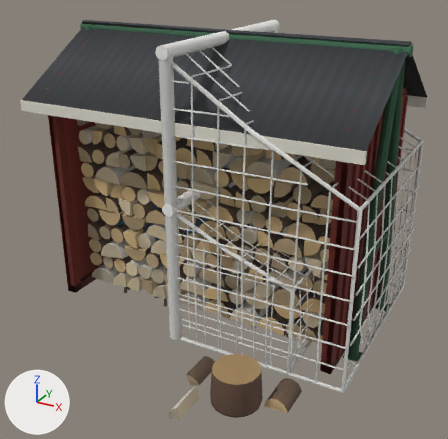
The glTF model art/baked/aventyr2/yard.glb: old version first, new version second.
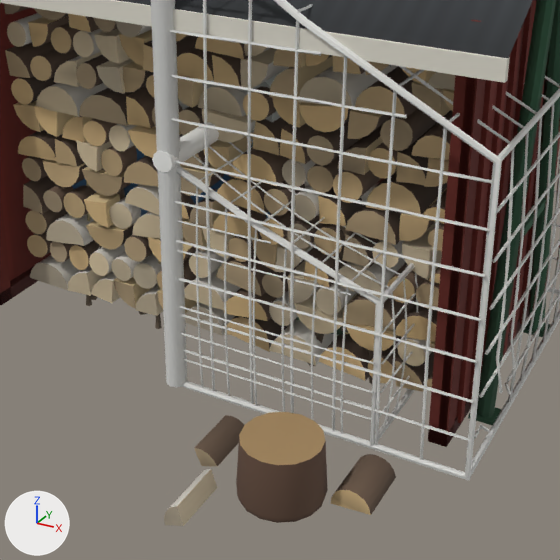
There are two pictures of each version: one whole from a camera (50 mm lens) standing at (16.9, -31.1, 20.5) and looking at (1.4, -2.8, 6.4), one close up on the part from 17% to 88% of the width and 27% to 100% of the height. The lights are fixed; the arrows at lower left show +X, +Y and +Z. The last two pictures show the newer version. Where no turn or scale is listed for an object, it has been applied to the vertices. Vertices at exactly the same position are counted once.

The scene before the commit, as lines of its bpy script (objects in view):
```python
me_fotbollsmal = bpy.data.meshes.new('fotbollsmal')
me_fotbollsmal.from_pydata(...)  # 2058 vertices, 3752 faces; spans x -0.35..7.23, y -6.35..6.35, z -0.1..8.35
me_fotbollsmal.materials.append(mat_kit_leaf)
me_gungor = bpy.data.meshes.new('gungor')
me_gungor.from_pydata(...)  # 314 vertices, 544 faces; spans x -10.1..10.1, y -3.3..3.3, z 0.0..16.3
me_gungor.materials.append(mat_kit_leaf)
me_vedbod = bpy.data.meshes.new('vedbod')
me_vedbod.from_pydata(...)  # 4588 vertices, 6756 faces; spans x -10.0..10.0, y -11.7..6.0, z -0.2..16.4
# faces by material slot: [1534, 5222]
me_vedbod.materials.append(mat_kit_leaf)
me_vedbod.materials.append(mat_kit_wood)
ob_fotbollsmal = bpy.data.objects.new('fotbollsmal', me_fotbollsmal)
ob_fotbollsmal.location = (0.0, 0.0, 0.0)
ob_gungor = bpy.data.objects.new('gungor', me_gungor)
ob_gungor.location = (0.0, 0.0, 0.0)
ob_vedbod = bpy.data.objects.new('vedbod', me_vedbod)
ob_vedbod.location = (0.0, 0.0, 0.0)
# also in view: 'fotbollsmal-stort' at (5.0, 0.0, 8.1); 'roddbat-vinter' at (-0.1, 0.0, 4.0)
```
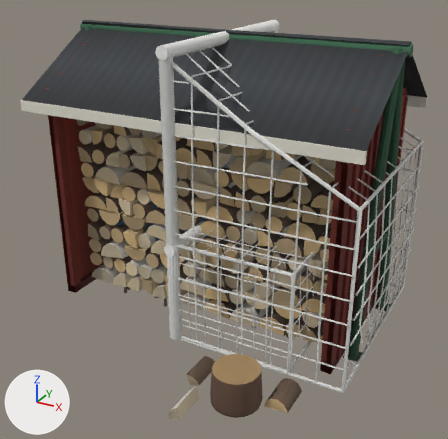
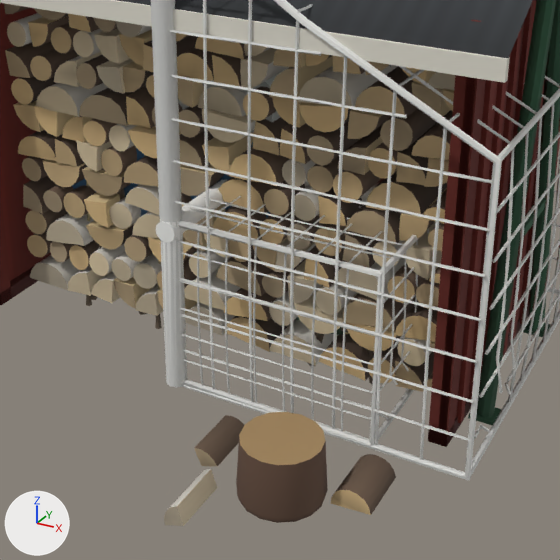
What differs and where, as boxes [x1, y1, x2, y2] in the close-ups (560 x 560 px; the box of a moved part takes in the faces that stretch with it):
'fotbollsmal', reshaped (18% shorter)
    before: [152, 122, 418, 449]
    after: [156, 179, 429, 446]
part 1 of me_fotbollsmal, moved or reshaped
    before: [152, 122, 219, 172]
    after: [156, 179, 227, 242]
part 2 of me_fotbollsmal, added
    after: [379, 235, 418, 274]
part 3 of me_fotbollsmal, moved or reshaped
    before: [180, 306, 375, 364]
    after: [183, 359, 371, 420]
part 4 of me_fotbollsmal, moved or reshaped (not visible before)
    after: [180, 307, 375, 366]
part 5 of me_fotbollsmal, moved or reshaped
    before: [178, 278, 375, 332]
    after: [179, 280, 376, 336]
part 6 of me_fotbollsmal, moved or reshaped
    before: [183, 359, 372, 420]
    after: [180, 252, 377, 306]
part 7 of me_fotbollsmal, rebuilt (34% shorter)
    before: [193, 155, 396, 426]
    after: [188, 207, 398, 385]
part 8 of me_fotbollsmal, rebuilt (34% shorter)
    before: [208, 146, 407, 410]
    after: [205, 197, 409, 371]
part 9 of me_fotbollsmal, rebuilt (mostly hidden)
    before: [380, 351, 413, 393]
    after: [380, 351, 410, 391]
part 10 of me_fotbollsmal, rebuilt (mostly hidden)
    before: [381, 323, 415, 364]
    after: [381, 324, 412, 364]
part 11 of me_fotbollsmal, rebuilt (not visible afterwards)
    before: [379, 376, 410, 418]
part 12 of me_fotbollsmal, rebuilt (mostly hidden)
    before: [382, 293, 416, 334]
    after: [382, 294, 416, 334]
part 13 of me_fotbollsmal, rebuilt (mostly hidden afterwards)
    before: [380, 263, 415, 301]
    after: [384, 267, 415, 303]
part 14 of me_fotbollsmal, deleted
    before: [178, 190, 214, 200]
part 15 of me_fotbollsmal, moved or reshaped (mostly hidden)
    before: [158, 136, 418, 444]
    after: [160, 186, 429, 444]

The change, as a list of edits to the scene's bpy script:
```text
Change me_fotbollsmal:
    used by ob_fotbollsmal; location = (0.0, 0.0, 0.0)
    remove me_fotbollsmal.from_pydata(...)  # 2058 vertices, 3752 faces; spans x -0.35..7.23, y -6.35..6.35, z -0.1..8.35
    add me_fotbollsmal.from_pydata(...)  # 2342 vertices, 4288 faces; spans x -0.35..7.32, y -6.35..6.35, z -0.04..6.0
    me_fotbollsmal part 1: the loose piece of 26 vertices spanning x -0.35..0.35, y -6.35..6.35, z 7.65..8.35 is moved by (0.0, 0.0, -2.35)
    me_fotbollsmal part 2: a new loose piece, a 6-sided cylinder along y spanning x 6.88..7.12, y -6.0..6.0, z 5.76..6.0, in mat_kit_leaf
    me_fotbollsmal part 3: the loose piece of 36 vertices spanning x 0.0..7.0, y -6.18..-6.1, z 2.96..3.04 is moved by (0.0, 0.09, -2.02)
    me_fotbollsmal part 4: the loose piece of 36 vertices spanning x 0.0..7.0, y 6.1..6.18, z 2.96..3.04 is moved by (0.0, -12.27, -0.06)
    me_fotbollsmal part 5: the loose piece of 36 vertices spanning x 0.0..7.0, y -6.18..-6.05, z 3.96..4.03 is turned -0.5 degrees about the z axis through its middle, then moved by (0.0, 0.02, -0.08)
    me_fotbollsmal part 6: the loose piece of 36 vertices spanning x 0.0..7.0, y -6.12..-6.02, z 0.96..1.03 is turned 0.3 degrees about the z axis through its middle, then moved by (0.0, 0.01, 3.9)
    me_fotbollsmal part 7: the loose piece of 60 vertices spanning x -0.02..7.22, y -5.11..-5.04, z 0.0..8.0 is rebuilt with 56 vertices and now spans x 0.0..7.32, y -5.11..-4.95, z 1.66..5.98
    me_fotbollsmal part 8: the loose piece of 60 vertices spanning x -0.02..7.22, y -4.19..-4.12, z 0.0..7.97 is rebuilt with 56 vertices and now spans x 0.0..7.32, y -4.19..-4.03, z 1.62..5.98
    me_fotbollsmal part 9: the loose piece of 44 vertices spanning x 7.16..7.23, y -6.0..6.0, z 1.95..2.02 is rebuilt with 164 vertices and now spans x 7.07..7.14, y -6.0..6.0, z 1.93..2.0
    me_fotbollsmal part 10: the loose piece of 44 vertices spanning x 7.16..7.23, y -6.0..6.0, z 2.94..3.01 is rebuilt with 52 vertices and now spans x 7.09..7.15, y -6.0..6.0, z 2.9..2.98
    me_fotbollsmal part 11: the loose piece of 44 vertices spanning x 7.08..7.15, y -6.0..6.0, z 0.96..1.03 is rebuilt with 132 vertices and now spans x 7.03..7.24, y -3.34..6.0, z 0.66..1.01
    me_fotbollsmal part 12: the loose piece of 44 vertices spanning x 7.08..7.15, y -6.0..6.0, z 3.93..4.0 is rebuilt with 52 vertices and now spans x 7.07..7.14, y -6.0..6.0, z 3.88..3.96
    me_fotbollsmal part 13: the loose piece of 14 vertices spanning x 6.9..7.1, y -6.0..6.0, z 4.86..5.06 is rebuilt with 52 vertices and now spans x 7.03..7.09, y -6.0..6.0, z 4.87..4.93
    me_fotbollsmal part 14: the loose piece of 12 vertices spanning x 0.0..1.75, y -6.09..-5.96, z 6.97..7.03 is deleted
    me_fotbollsmal part 15: 1352 vertices removed from x -0.34..7.22, y -6.34..6.34, z -0.1..8.0; 1320 vertices added at x -0.34..7.24, y -6.34..6.34, z -0.04..6.0
    other edits to the shape of me_fotbollsmal do not show in these pictures
```
